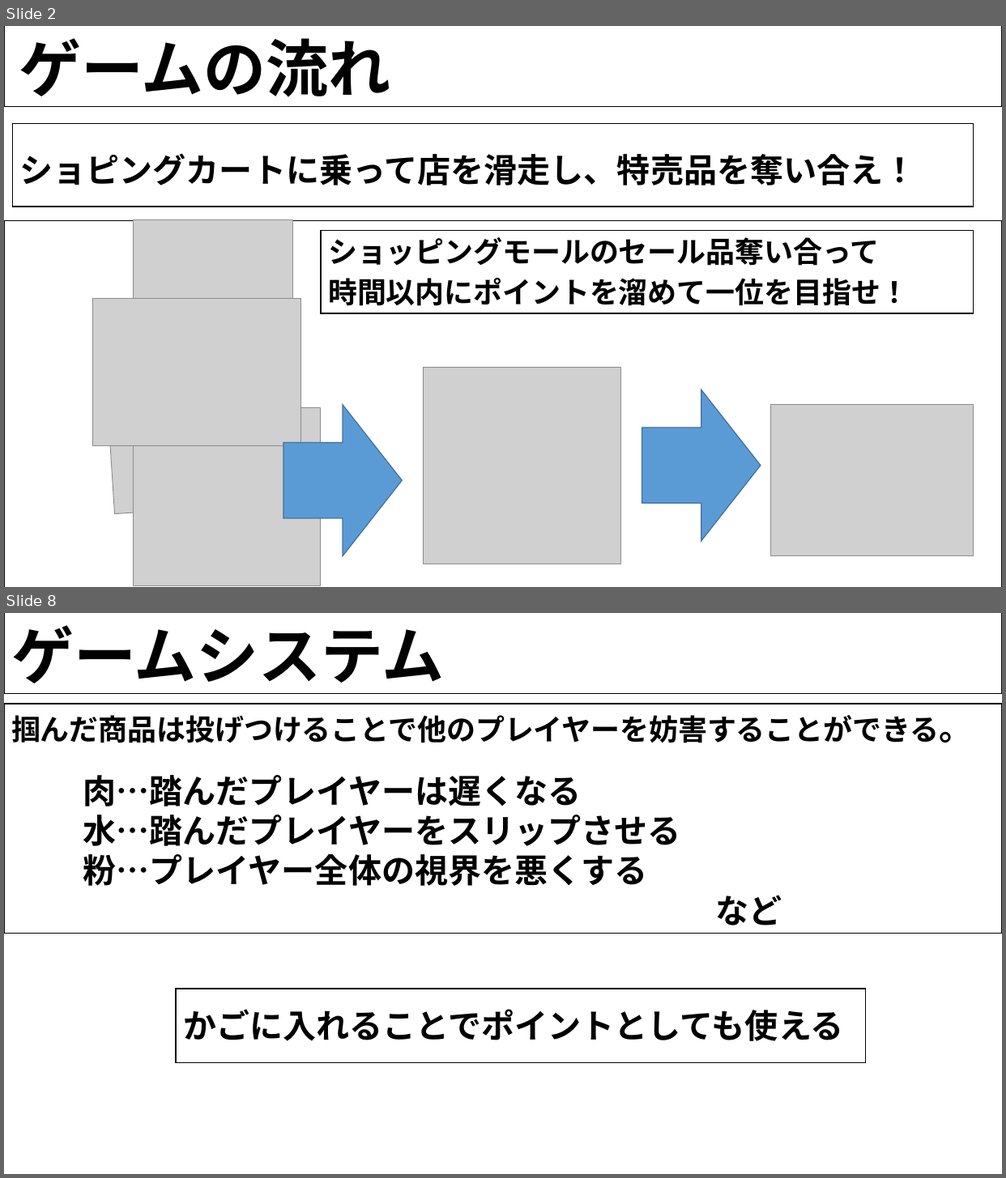
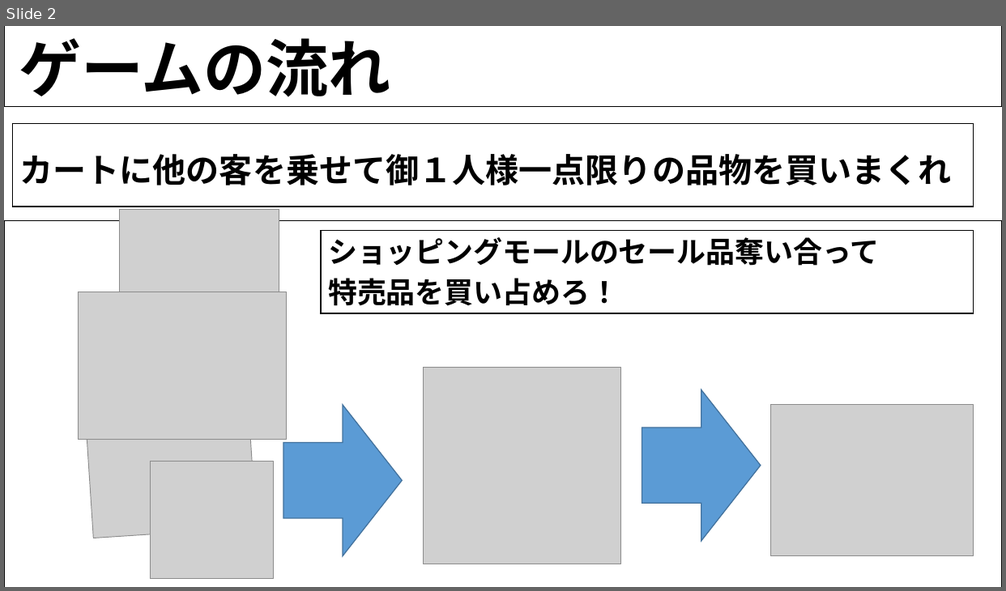
Before and after one commit to H29LatterPeriodTeam07/team07, a slide deck: 後期企画書/ショッピングカート.pptx. Shown one above the other, each under a label of ours: slides 2 and 8 before the commit, slide 2 after it; the slides between them are not shown. The pictures are 1006x1178 and 1006x591 pixels, drawn with LibreOffice and Linux fonts; fonts in the diff are those of the drawing; grey boxes stand for pictures; background and template pictures are left out. Boxes give left, top, right and bottom in pixels: in the first picture for what was removed or moved away, otherwise in the second. Text is boxed around its words. In the diff, an @@ line names an element or a change of style, - is before the commit and + after.

```diff
--- a/後期企画書/ショッピングカート.pptx
+++ b/後期企画書/ショッピングカート.pptx
@@ slide 8 removed at [4, 613, 1002, 1174], background picture (left out) @@
@@ rectangle removed at [4, 613, 1002, 693] @@
@@ text removed at [11, 625, 444, 694] @@
-ゲームシステム
@@ rectangle removed at [4, 704, 1002, 934] @@
@@ text removed at [11, 715, 972, 743] @@
-掴んだ商品は投げつけることで他のプレイヤーを妨害することができる。
@@ text removed at [83, 775, 582, 807] @@
-肉…踏んだプレイヤーは遅くなる
@@ text removed at [83, 815, 782, 926] @@
-水…踏んだプレイヤーをスリップさせる
-粉…プレイヤー全体の視界を悪くする
-など
@@ rectangle removed at [176, 989, 866, 1063] @@
@@ text removed at [183, 1009, 844, 1041] @@
-かごに入れることでポイントとしても使える
@@ slide 2 changed as well @@
@@ text at [19, 154, 951, 186]: text changed @@
-ショピングカートに乗って店を滑走し、特売品を奪い合え！
+カートに他の客を乗せて御１人様一点限りの品物を買いまくれ
@@ picture: place and size @@
-picture at [134, 220, 294, 350]
+picture at [119, 209, 279, 339]
@@ picture: place and size @@
-picture at [93, 298, 301, 446]
+picture at [78, 292, 286, 439]
@@ text at [328, 278, 619, 306]: text changed @@
-時間以内にポイントを溜めて一位を目指せ！
+特売品を買い占めろ！
@@ picture: place and size @@
-picture at [106, 373, 278, 514]
+picture at [85, 398, 257, 539]
@@ picture: place and size @@
-picture at [134, 408, 321, 586]
+picture at [150, 462, 274, 579]
```
Also in this commit, not shown: 6 other slides changed, 8 slides added, 2 other slides removed.
